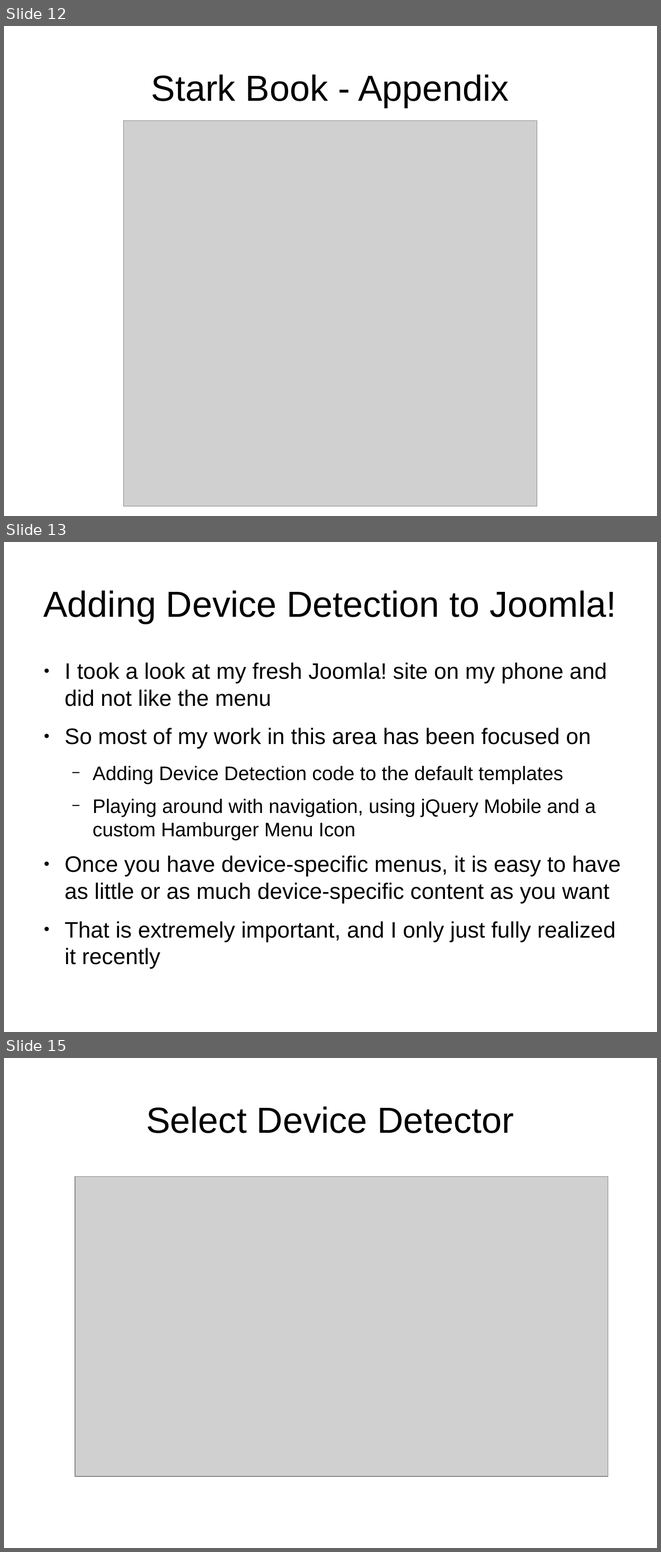
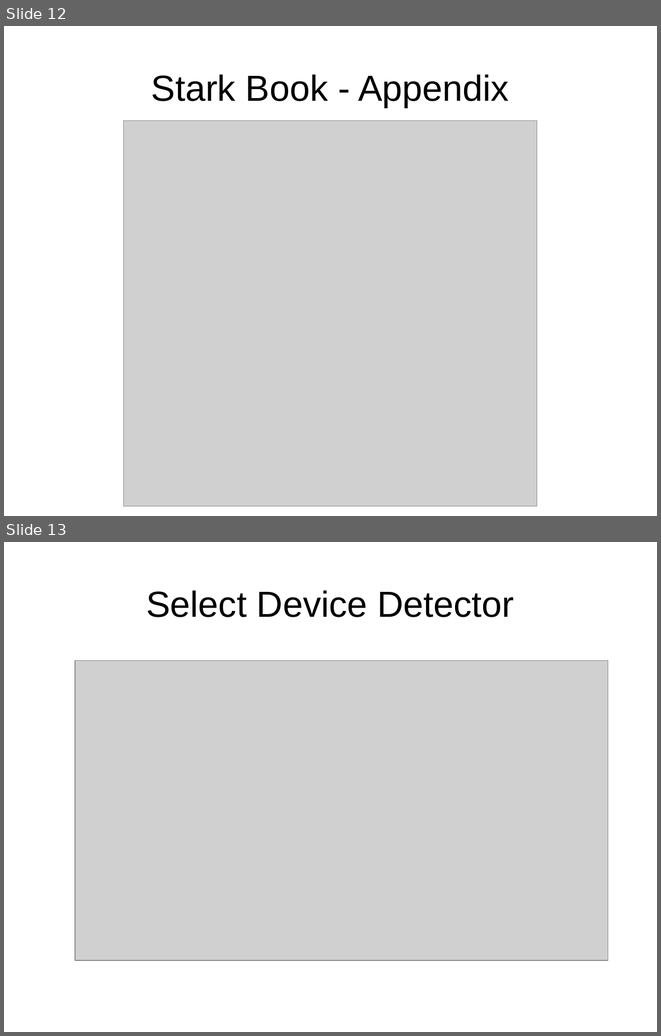
Before and after one commit to tomwhartung/jmws_accoutrements, a slide deck: presentations/2016_04-AWD_in_PHP_CMSes/AWD_in_PHP_CMSes-slides.odp. Shown one above the other, each under a label of ours: slides 12, 13 and 15 before the commit, slides 12 and 13 after it; the slides between them are not shown. The pictures are 661x1552 and 661x1036 pixels, drawn with LibreOffice and Linux fonts; fonts in the diff are those of the drawing; grey boxes stand for pictures. Boxes give left, top, right and bottom in pixels: in the first picture for what was removed or moved away, otherwise in the second. Text is boxed around its words. In the diff, an @@ line names an element or a change of style, - is before the commit and + after.

```diff
--- a/presentations/2016_04-AWD_in_PHP_CMSes/AWD_in_PHP_CMSes-slides.odp
+++ b/presentations/2016_04-AWD_in_PHP_CMSes/AWD_in_PHP_CMSes-slides.odp
@@ slide 13 removed at <box>4,542,657,1032</box>, background #FFFFFF @@
@@ title removed at <box>43,590,616,623</box> @@
-Adding Device Detection to Joomla!
@@ text removed at <box>64,662,621,942</box> @@
-● I took a look at my fresh Joomla! site on my phone and did not like the menu
-● So most of my work in this area has been focused on
-  − Adding Device Detection code to the default templates
-  − Playing around with navigation, using jQuery Mobile and a custom Hamburger Menu Icon
-● Once you have device-specific menus, it is easy to have as little or as much device-specific content as you want
-● That is extremely important, and I only just fully realized it recently
@@ what was slide 15 is now slide 13 @@
```
Also in this commit, not shown: 1 slide changed, 2 other slides removed.
